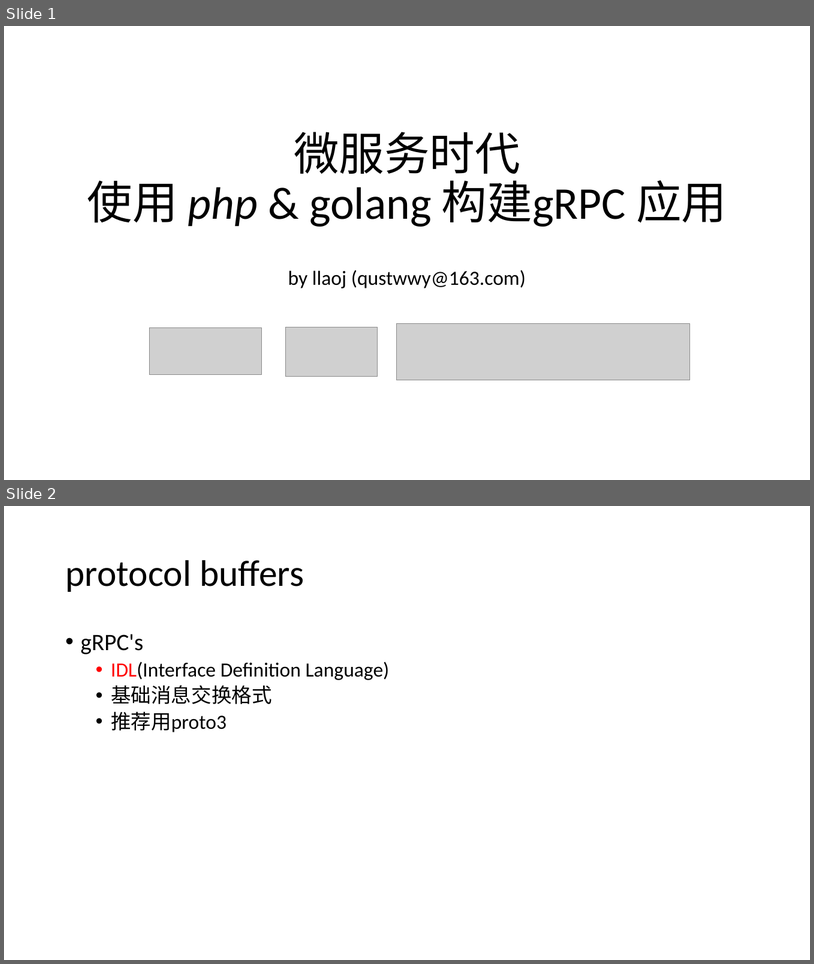
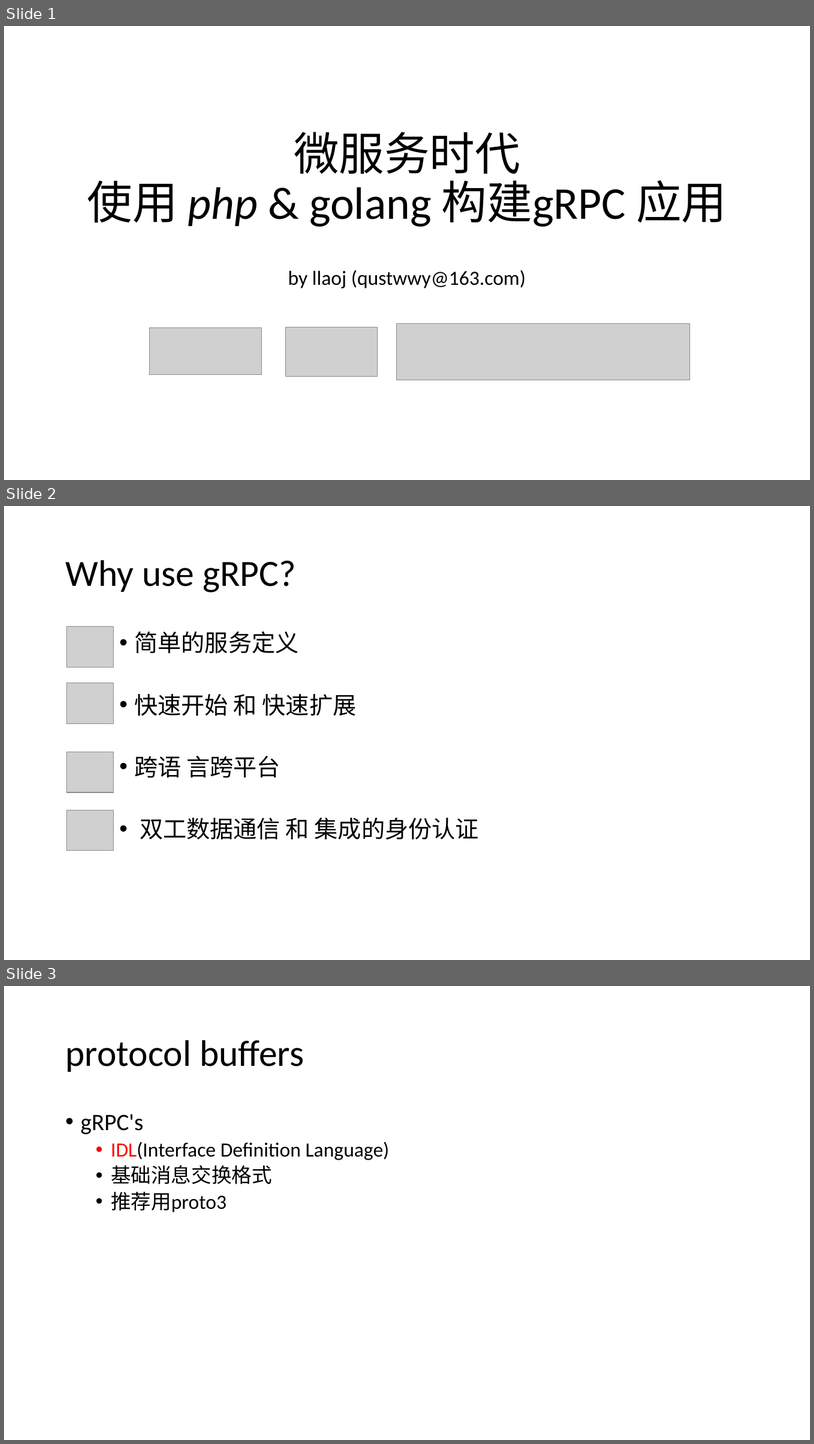
Before and after one commit to llaoj/my-share, a slide deck: grpc/index.pptx. Shown one above the other, each under a label of ours: slides 1 and 2 before the commit, slides 1, 2 and 3 after it. The pictures are 814x964 and 814x1444 pixels, drawn with LibreOffice and Linux fonts; fonts in the diff are those of the drawing; grey boxes stand for pictures. Boxes give left, top, right and bottom in pixels: in the first picture for what was removed or moved away, otherwise in the second. Text is boxed around its words. In the diff, an @@ line names an element or a change of style, - is before the commit and + after.

```diff
--- a/grpc/index.pptx
+++ b/grpc/index.pptx
@@ slide 2 added at (x1=4, y1=506, x2=810, y2=960), background #FFFFFF @@
@@ title added at (x1=65, y1=560, x2=296, y2=592), 44 pt, text #000000 @@
+Why use gRPC?
@@ picture added at (x1=67, y1=627, x2=113, y2=667) @@
@@ text added at (x1=134, y1=631, x2=479, y2=840), 28 pt, text #000000 @@
+• 简单的服务定义
+• 快速开始 和 快速扩展
+• 跨语 言跨平台
+• 双工数据通信 和 集成的身份认证
@@ picture added at (x1=67, y1=682, x2=113, y2=723) @@
@@ picture added at (x1=67, y1=751, x2=113, y2=792) @@
@@ picture added at (x1=67, y1=810, x2=113, y2=850) @@
@@ what was slide 2 is now slide 3 @@
```
Also in this commit, not shown: 3 slides changed, 1 other file.
